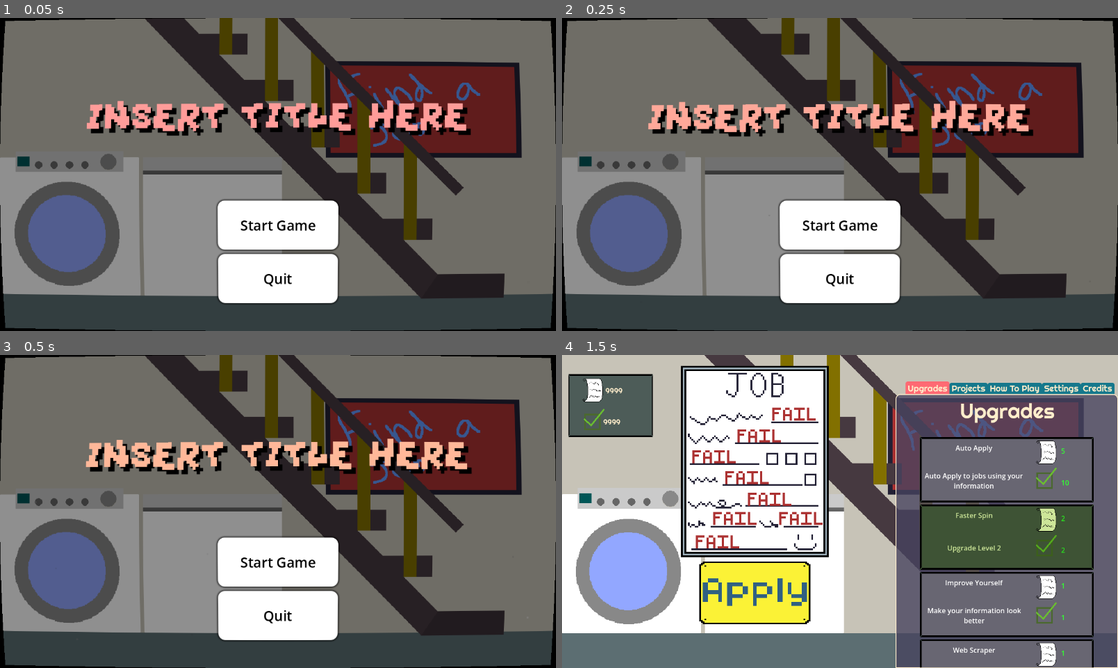
Above: before the commit, frames 1-4 (two rows, left to right).
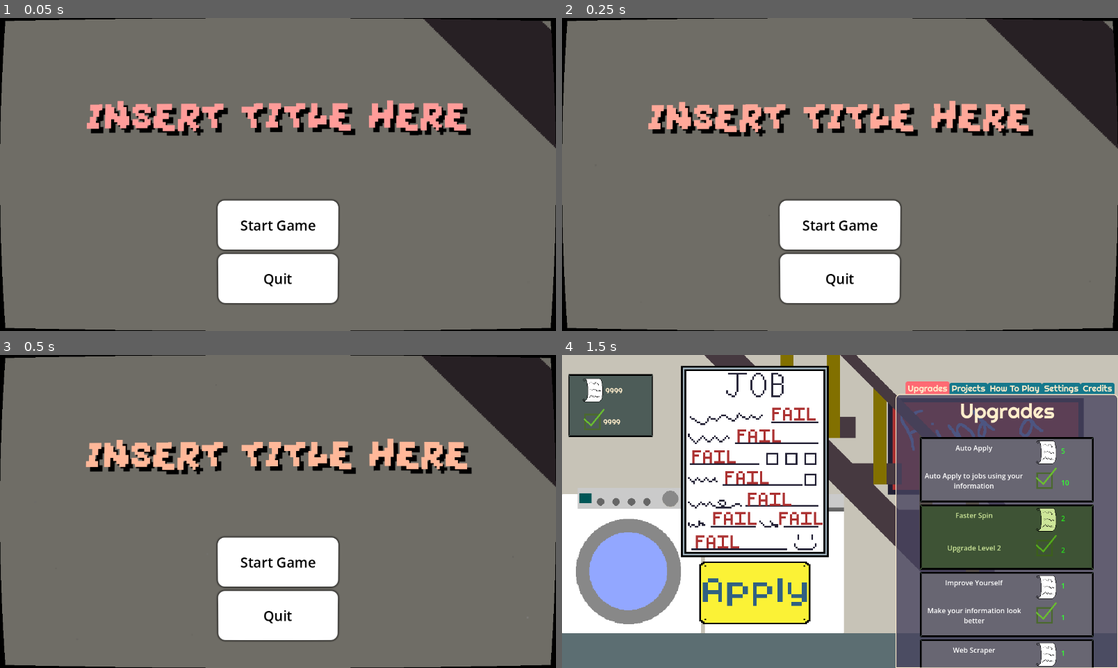
Above: after the commit, the same moments.

Repository: OrangePainting/in-this-economy
Game: Godot game, scene res://Scenes/main_menu.tscn
Same seed, same stepped clock (60 frames per second), same inputs: the game is played once before the commit and once after it.
Inputs (mouse positions are in pixels of both pictures, inside the frame that each line leads up to):
- Up to frame 1 (0.05 s): no input
- Up to frame 2 (0.25 s): no input
- Up to frame 3 (0.5 s): no input
- Up to frame 4 (1.5 s): click "Start Game" at 0.5 s; click (1012, 536) at 1.27 s

The runs differ from the first frame. In frame 1, 51% of the frame differs, in the area x 0-100%, y 0-100%; in frame 2, 51%; in frame 3, 51%; in frame 4, nothing differs.

Commit message:
Updated Main Menu and End Screen
Krish Konda
22:04 06/22/26

Added movement in the Main Menu screen and made play again and quit buttons functional in End Screen, and added small zoom in transition.

Diff:
--- a/Scenes/win_screen.tscn
+++ b/Scenes/win_screen.tscn
@@ -18,6 +18,7 @@
 anchor_bottom = 1.0
 grow_horizontal = 2
 grow_vertical = 2
+pivot_offset_ratio = Vector2(0.5, 0.5)
 script = ExtResource("1_l5sol")
 
 [node name="PanelContainer" type="PanelContainer" parent="." unique_id=1846997864]
@@ -34,6 +35,7 @@
 offset_bottom = 166.0
 grow_horizontal = 2
 grow_vertical = 2
+pivot_offset_ratio = Vector2(0.5, 0.5)
 theme = ExtResource("2_a00f1")
 theme_override_styles/panel = SubResource("StyleBoxFlat_j0aiw")
 
@@ -54,8 +56,8 @@
 layout_mode = 2
 theme_override_colors/font_color = Color(0.27022192, 0.27022192, 0.2702219, 1)
 theme_override_font_sizes/font_size = 32
-text = "Now you can get a
- job in real life!"
+text = "Now you can go
+get a job in real life!"
 horizontal_alignment = 1
 
 [node name="PlayAgainButton" type="Button" parent="PanelContainer/VBoxContainer" unique_id=2116059213]
@@ -81,3 +83,5 @@
 theme_override_font_sizes/font_size = 32
 text = "Quit"
 icon_alignment = 1
+
+[connection signal="pressed" from="PanelContainer/VBoxContainer/PlayAgainButton" to="." method="_on_play_again_button_pressed"]
--- a/Scripts/Autoloads/global_data.gd
+++ b/Scripts/Autoloads/global_data.gd
@@ -100,3 +100,10 @@
 		# add more upgrades here when necessary
 		#print("applied effect: " + effect)
 		#print(upgrade.effects[effect][level])
+
+func reset_game() -> void:
+	stats = GlobalData.BASE_STATS.duplicate()
+	upgrades_bought.clear()
+	experience = 10000 # CHANGE THIS TO SOMETHING ELSE WHEN FINALLY DONE WITH THE GAME
+	total_apps = 10000
+	finished_game = false
--- a/Scripts/main_menu.gd
+++ b/Scripts/main_menu.gd
@@ -6,10 +6,17 @@
 @onready var background_panel = $Background
 
 var total_time = 0
+
 var starting_y
+
+var play_button_rotate = false
+var quit_button_rotate = false
+
+var background_zoom_factor = 3
 
 # Called when the node enters the scene tree for the first time.
 func _ready() -> void:
+	randomize()
 	AudioController.play_menu_music()
 	await get_tree().process_frame
 
@@ -19,7 +26,22 @@
 	# Goals
 	setup_button_hover(play_button)
 	setup_button_hover(quit_button)
-	#setup_scrolling_background()
+	setup_scrolling_background()
+
+func setup_scrolling_background() -> void:
+	# zoom the background in by a factor
+	# move from position a to position b with a tween
+	# repeat this forever
+	background_panel.scale *= background_zoom_factor
+	while true:
+		var position_to_move_to = Vector2(randi_range(340, 1020) - 1280, randi_range(180, 540) - 720)
+		var wait_time = clamp(background_panel.position.distance_to(position_to_move_to) / 300 * 6, 4, 8)
+		print(background_panel.position.distance_to(position_to_move_to))
+		var t = create_tween()
+		t.tween_property(background_panel, "position", position_to_move_to, wait_time)
+		t.set_ease(t.EASE_IN_OUT)
+		await get_tree().create_timer(wait_time).timeout
+
 
 func setup_button_hover(button: Button) -> void:
 	button.pivot_offset = button.size / 2.0
@@ -41,21 +63,31 @@
 
 	title_label.position.y = starting_y + sin(total_time / 2.0) * 16.0
 
+	if play_button_rotate: play_button.rotation_degrees = sin(total_time / 1.5) * 5.0
+	if quit_button_rotate: quit_button.rotation_degrees = sin(total_time / 1.5) * 5.0
+
 func _on_play_game_button_pressed() -> void:
 	AudioController.stop_menu_music()
 	get_tree().change_scene_to_file("res://Scenes/main.tscn")
 
 func _on_play_game_button_mouse_entered() -> void:
 	tween_button(play_button, 1.05)
+	play_button_rotate = true
+
 
 func _on_play_game_button_mouse_exited() -> void:
 	tween_button(play_button, 1.0)
+	play_button_rotate = false
+	create_tween().tween_property(play_button, "rotation_degrees", 0, 0.1)
 
 func _on_quit_button_pressed() -> void:
 	get_tree().quit()
 
 func _on_quit_button_mouse_entered() -> void:
 	tween_button(quit_button, 1.05)
+	quit_button_rotate = true
 
 func _on_quit_button_mouse_exited() -> void:
 	tween_button(quit_button, 1.0)
+	quit_button_rotate = false
+	create_tween().tween_property(quit_button, "rotation_degrees", 0, 0.1)
--- a/Scripts/win_screen.gd
+++ b/Scripts/win_screen.gd
@@ -17,4 +17,17 @@
 func on_game_over() -> void:
 	%WinScreenBackground.show()
 	%PanelContainer.show()
+	%PanelContainer.scale = Vector2.ZERO
+	var t = create_tween()
+	t.set_ease(Tween.EASE_IN_OUT)
+	t.tween_property(%PanelContainer, "scale", Vector2.ONE, 0.5)
 	GlobalData.finished_game = true
+
+
+func _on_play_again_button_pressed() -> void:
+	get_tree().reload_current_scene()
+	GlobalData.reset_game()
+
+
+func _on_exit_game_button_pressed() -> void:
+	get_tree().quit()
Not shown, added: Builds/Web/Day 4/index.apple-touch-icon.png.import
Not shown, added: Builds/Web/Day 4/index.icon.png.import
Not shown, added: Builds/Web/Day 4/index.png.import
Not shown, changed: export_presets.cfg
Not shown, added: Builds/Web/Day 4.zip
Not shown, added: Builds/Web/Day 4/index.apple-touch-icon.png
Not shown, added: Builds/Web/Day 4/index.audio.position.worklet.js
Not shown, added: Builds/Web/Day 4/index.audio.worklet.js
Not shown, added: Builds/Web/Day 4/index.html
Not shown, added: Builds/Web/Day 4/index.icon.png
Not shown, added: Builds/Web/Day 4/index.js
Not shown, added: Builds/Web/Day 4/index.pck
(and 2 more such lines)
